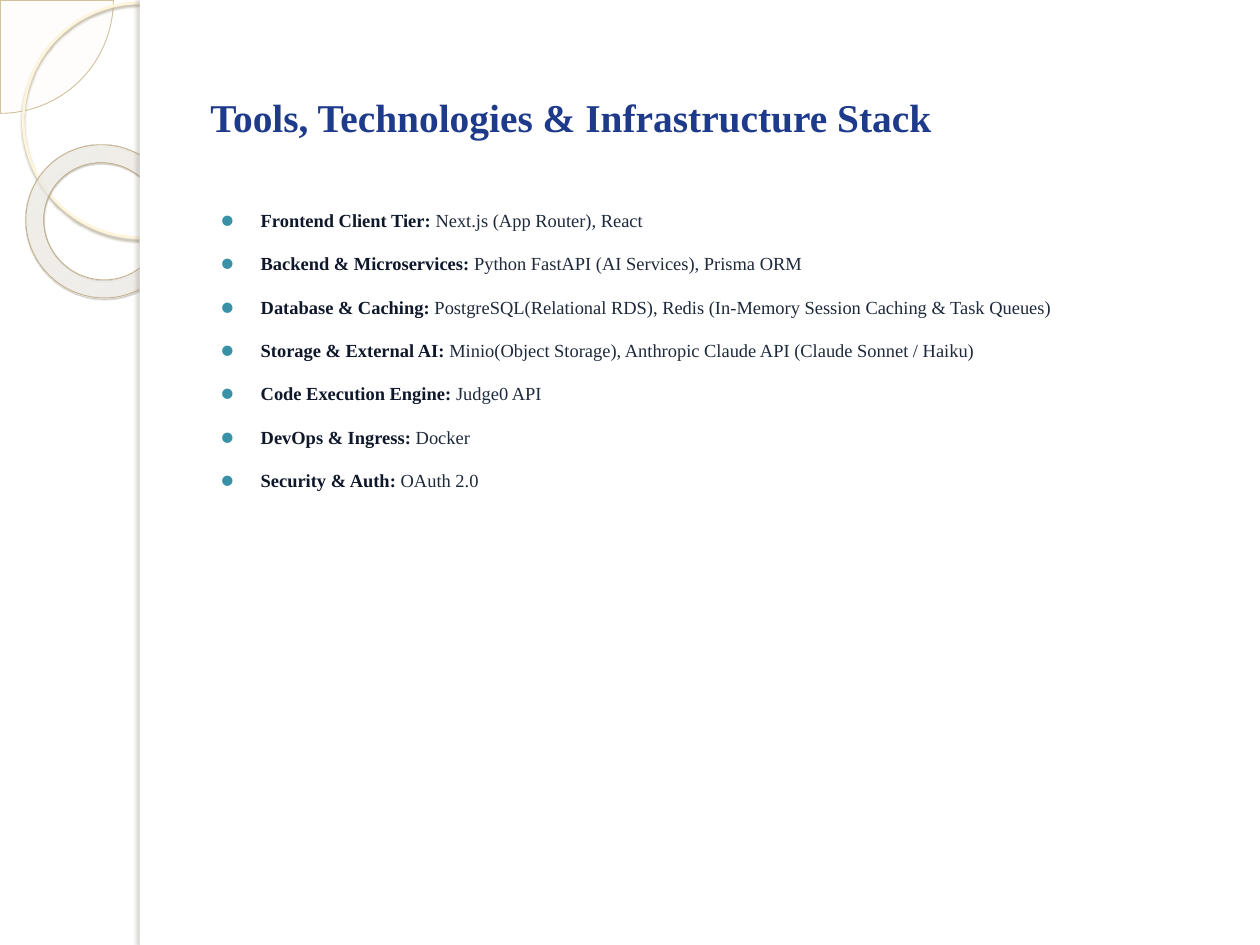
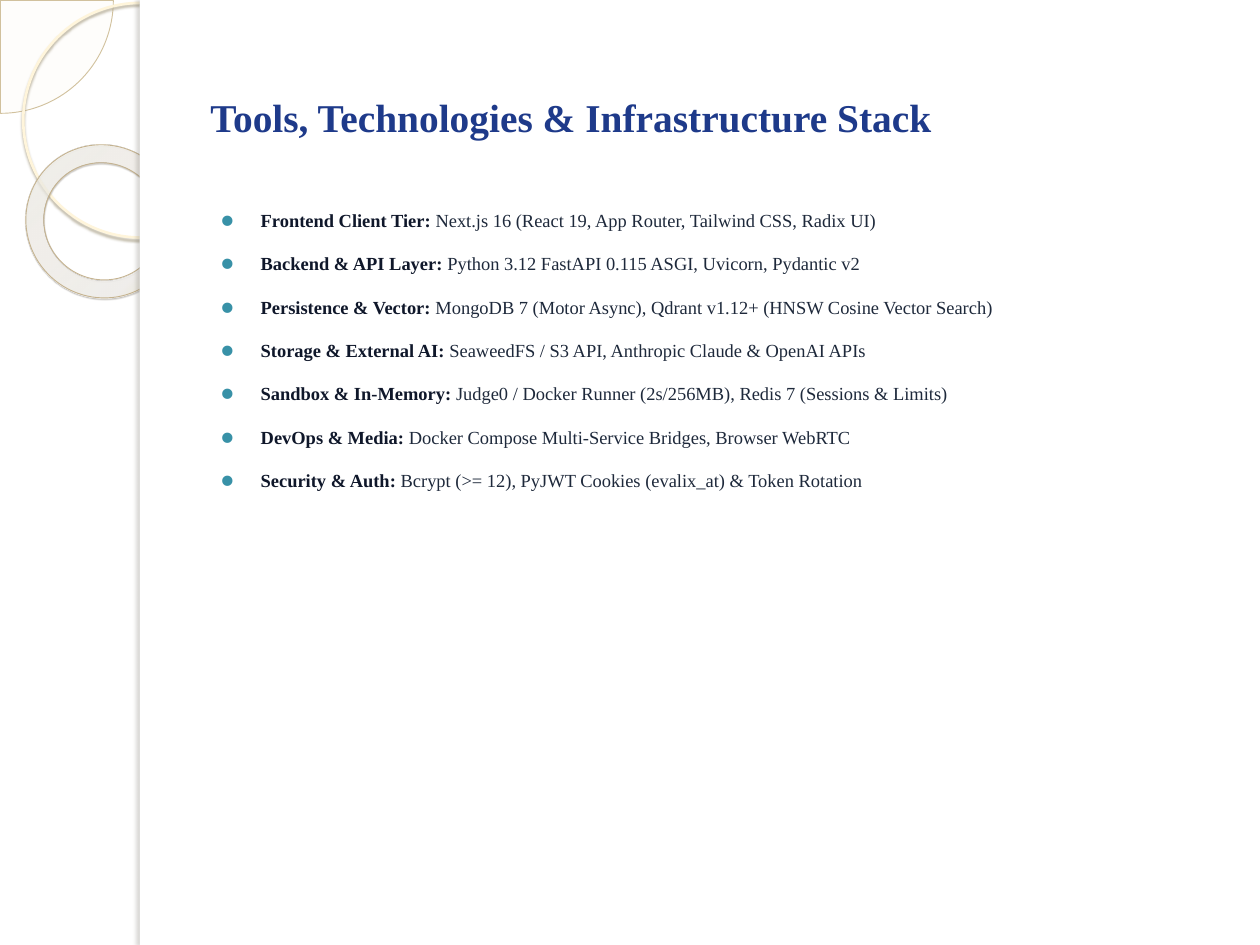
Before and after one commit to oggigachad/major-project, a slide deck: slide 6 of EvalixAI_Major_Project_Final.pptx. Drawn at 1260x945 pixels with LibreOffice and Linux fonts; fonts in the diff are those of the drawing; background and template pictures are left out. Boxes give left, top, right and bottom in pixels: in the first picture for what was removed or moved away, otherwise in the second. Text is boxed around its words. In the diff, an @@ line names an element or a change of style, - is before the commit and + after.

Commit message:
docs: align presentation slides with docs and modern asynchronous architecture

```diff
--- a/EvalixAI_Major_Project_Final.pptx
+++ b/EvalixAI_Major_Project_Final.pptx
@@ text at bbox=[261, 214, 992, 491]: text changed @@
-⚫ Frontend Client Tier: Next.js (App Router), React
-⚫ Backend & Microservices: Python FastAPI (AI Services), Prisma ORM
-⚫ Database & Caching: PostgreSQL(Relational RDS), Redis (In-Memory Session Caching & Task Queues)
-⚫ Storage & External AI: Minio(Object Storage), Anthropic Claude API (Claude Sonnet / Haiku)
-⚫ Code Execution Engine: Judge0 API
-⚫ DevOps & Ingress: Docker
-⚫ Security & Auth: OAuth 2.0
+⚫ Frontend Client Tier: Next.js 16 (React 19, App Router, Tailwind CSS, Radix UI)
+⚫ Backend & API Layer: Python 3.12 FastAPI 0.115 ASGI, Uvicorn, Pydantic v2
+⚫ Persistence & Vector: MongoDB 7 (Motor Async), Qdrant v1.12+ (HNSW Cosine Vector Search)
+⚫ Storage & External AI: SeaweedFS / S3 API, Anthropic Claude & OpenAI APIs
+⚫ Sandbox & In-Memory: Judge0 / Docker Runner (2s/256MB), Redis 7 (Sessions & Limits)
+⚫ DevOps & Media: Docker Compose Multi-Service Bridges, Browser WebRTC
+⚫ Security & Auth: Bcrypt (>= 12), PyJWT Cookies (evalix_at) & Token Rotation
```
Also in this commit, not shown: 8 other slides changed.
